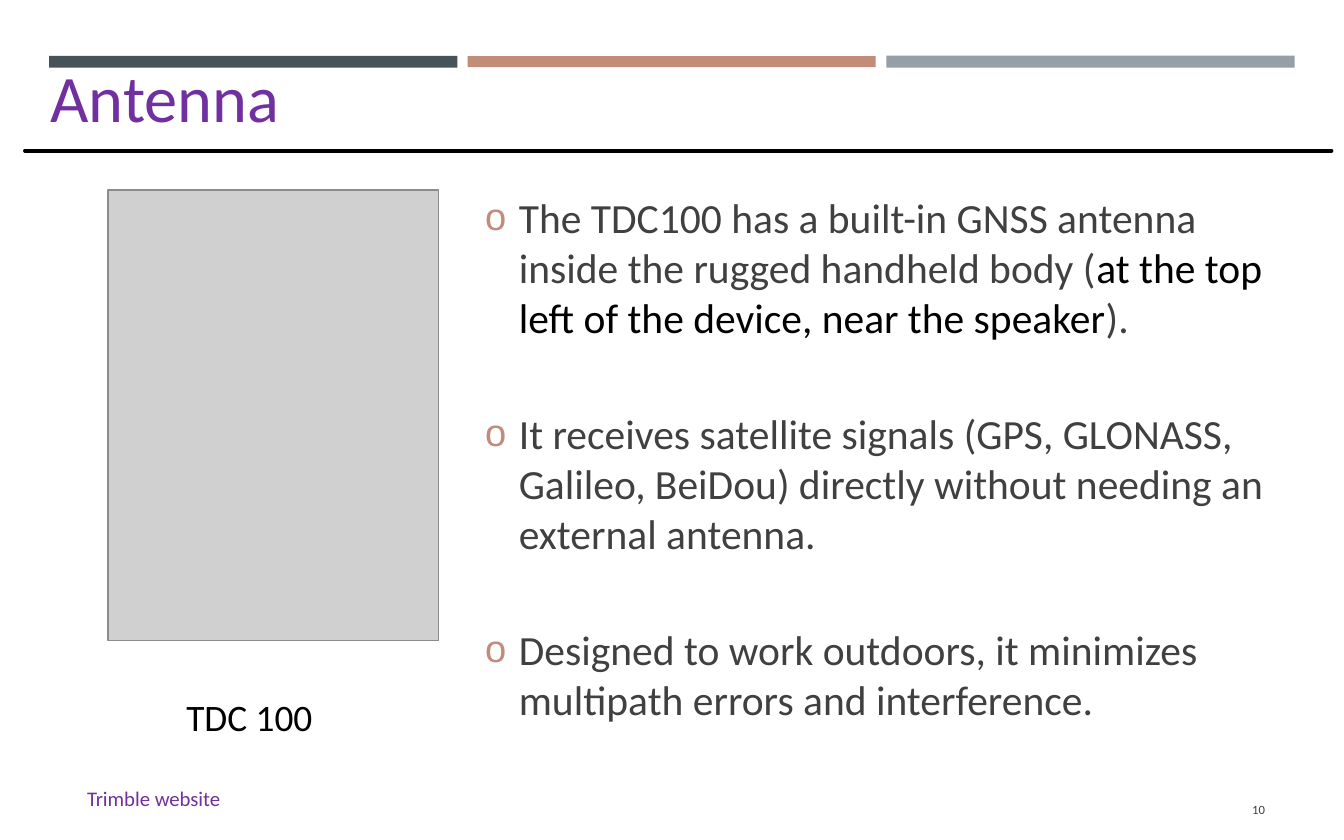
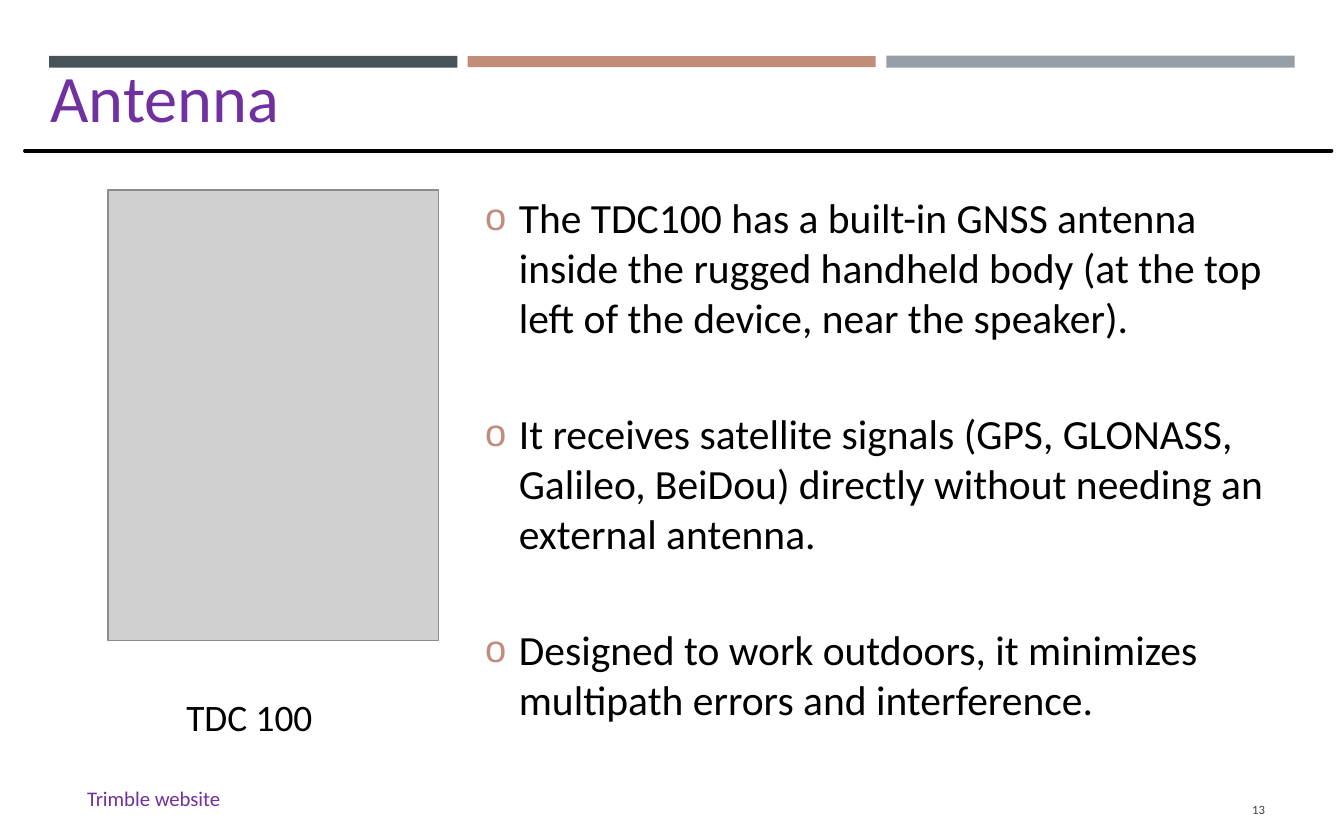
Before and after one commit to gisynw/Field_Techniques, a slide deck: slide 13 of docs/Lectures/Week06/Lecture05_GEOG3319_Receivers.pptx (slide 10 before the commit). Drawn at 1344x840 pixels with LibreOffice and Linux fonts; fonts in the diff are those of the drawing; grey boxes stand for pictures. Boxes give left, top, right and bottom in pixels: in the first picture for what was removed or moved away, otherwise in the second. Text is boxed around its words. In the diff, an @@ line names an element or a change of style, - is before the commit and + after.

```diff
--- a/docs/Lectures/Week06/Lecture05_GEOG3319_Receivers.pptx
+++ b/docs/Lectures/Week06/Lecture05_GEOG3319_Receivers.pptx
@@ text "The TDC100 has a built-in ..." at box(519, 204, 1263, 722): text colour #404040 to #000000 in "The TDC100 has a built-in GNSS antenna ...", "It receives satellite signals (GPS, GLONASS, Galileo, ...", "Designed to work outdoors, it minimizes multipath ..." @@
@@ page number at box(1252, 806, 1265, 814): text changed @@
-10
+13
```
Also in this commit, not shown: 10 other slides changed, 3 slides added, 1 slide removed.
